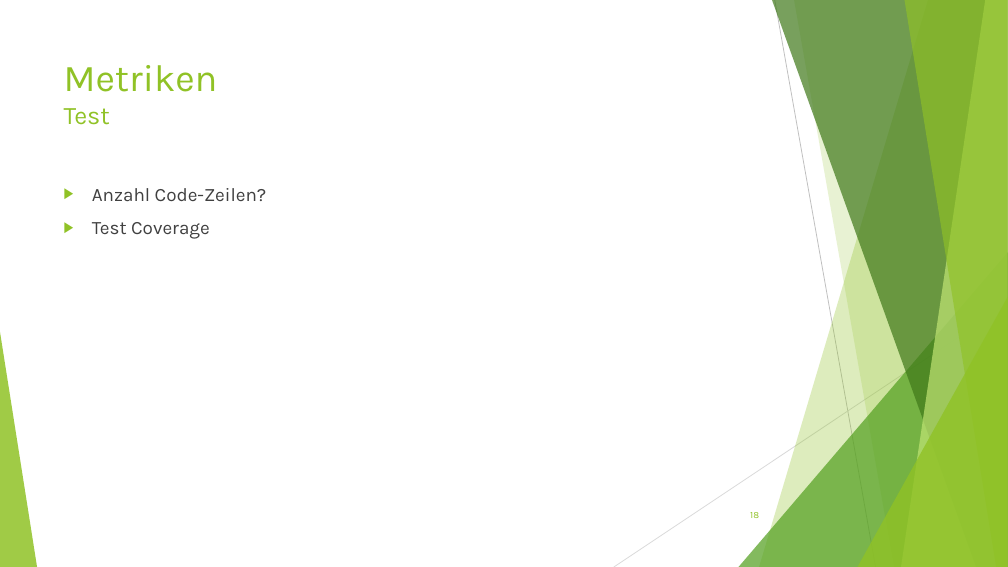
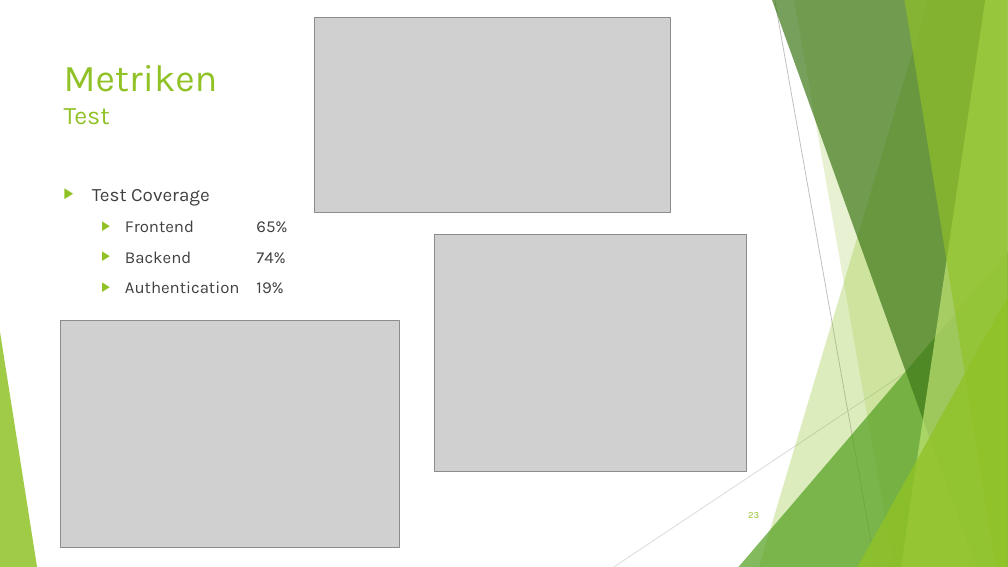
Before and after one commit to BirbsOfPrey/RecipeManager-Project, a slide deck: slide 23 of Präsentation/RecipeManager_Präsentation.pptx (slide 18 before the commit). Drawn at 1008x567 pixels with LibreOffice and Linux fonts; fonts in the diff are those of the drawing; grey boxes stand for pictures. Boxes give left, top, right and bottom in pixels: in the first picture for what was removed or moved away, otherwise in the second. Text is boxed around its words. In the diff, an @@ line names an element or a change of style, - is before the commit and + after.

```diff
--- a/Präsentation/RecipeManager_Präsentation.pptx
+++ b/Präsentation/RecipeManager_Präsentation.pptx
@@ picture added at <box>315,17,671,212</box> @@
@@ text at <box>92,188,267,201</box>: paragraph removed @@
-▶ Anzahl Code-Zeilen?
@@ text at <box>125,220,287,293</box>: paragraphs added @@
+  ▶ Frontend 65%
+  ▶ Backend 74%
+  ▶ Authentication 19%
@@ picture added at <box>434,234,746,472</box> @@
@@ picture added at <box>60,320,399,547</box> @@
@@ page number at <box>748,512,759,518</box>: text changed @@
-18
+23
```
Also in this commit, not shown: 9 other slides changed, 8 slides added, 2 slides removed, 2 other files.
